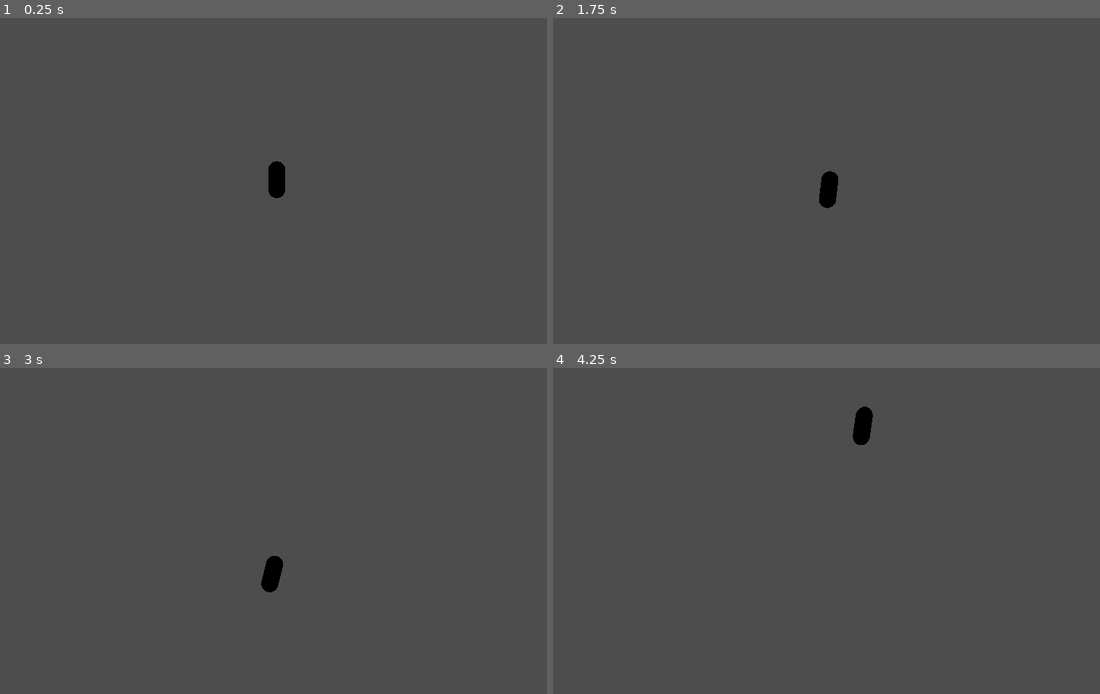
Above: before the commit, frames 1-4 (two rows, left to right).
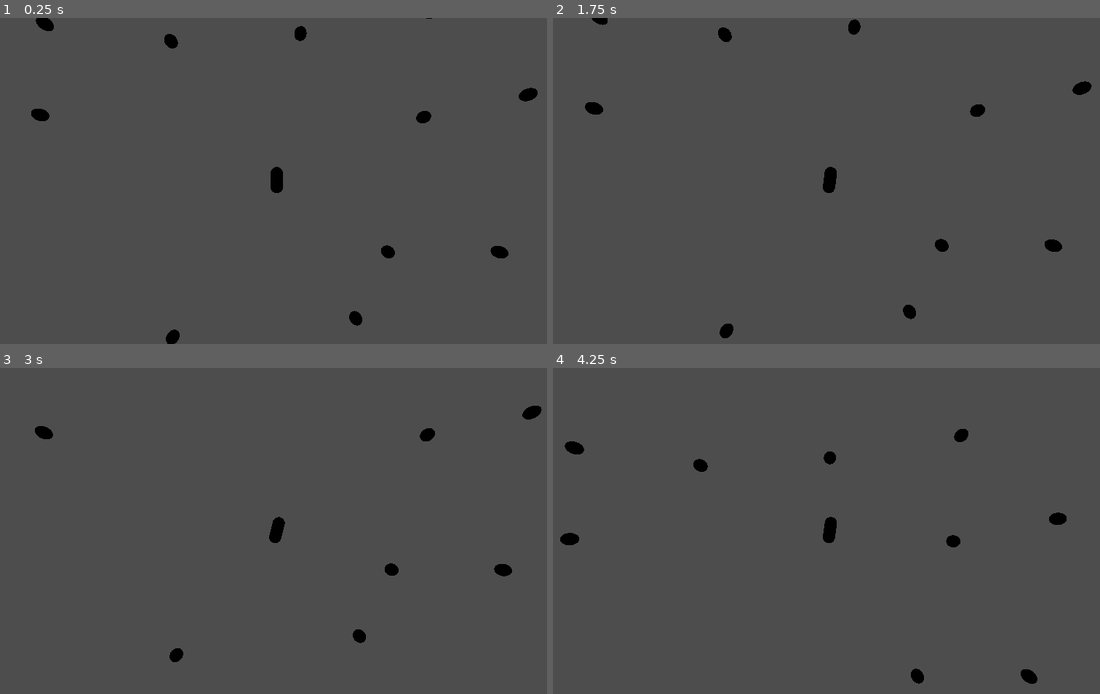
Above: after the commit, the same moments.

Repository: ALP-Games/Asteroid-collection-game
Game: Godot game, scene res://levels/world.tscn
Same seed, same stepped clock (60 frames per second), same inputs: the game is played once before the commit and once after it.
Inputs:
- Up to frame 1 (0.25 s): no input
- Up to frame 2 (1.75 s): tap Enter at 0.5 s; hold D (rot_right) 0.53-1.28 s; hold Space (stop) 0.53-1.28 s; hold S (reverse) from 1.28 s (still down); tap Space (stop) at 1.35 s
- Up to frame 3 (3 s): release S (reverse) at 2.03 s; hold D (rot_right) 2.03-2.78 s; hold Space (stop) 2.03-2.78 s; hold W (thrust) from 2.78 s (still down); tap Space (stop) at 2.85 s
- Up to frame 4 (4.25 s): release W (thrust) at 3.53 s; hold A (rot_left) from 3.53 s (still down); hold Space (stop) from 3.53 s (still down); tap F (fullscreen, bound only after the commit) at 4.15 s

The runs differ from the first frame. In frame 1, 1.1% of the frame differs, in the area x 5-99%, y 0-100%; in frame 2, 1.1%; in frame 3, 1.1%; in frame 4, 1.3%, in the area x 1-94%, y 11-97%.

Commit message:
some asteroids and seeking camera

Diff:
--- /dev/null
+++ b/actors/asteroid.tscn
@@ -0,0 +1,14 @@
+[gd_scene load_steps=3 format=3 uid="uid://cgogh6ayhlim7"]
+
+[sub_resource type="SphereMesh" id="SphereMesh_a26ev"]
+
+[sub_resource type="CapsuleShape3D" id="CapsuleShape3D_xfbri"]
+
+[node name="Asteroid" type="RigidBody3D"]
+axis_lock_linear_y = true
+
+[node name="MeshInstance3D" type="MeshInstance3D" parent="."]
+mesh = SubResource("SphereMesh_a26ev")
+
+[node name="CollisionShape3D" type="CollisionShape3D" parent="."]
+shape = SubResource("CapsuleShape3D_xfbri")
--- a/actors/player_ship.tscn
+++ b/actors/player_ship.tscn
@@ -14,11 +14,10 @@
 
 [node name="PlayerShip" type="RigidBody3D"]
 axis_lock_linear_y = true
+axis_lock_angular_x = true
+axis_lock_angular_z = true
 mass = 1000.0
 script = ExtResource("1_ljv35")
-
-[node name="Camera3D" type="Camera3D" parent="."]
-transform = Transform3D(1, 0, 0, 0, -4.37114e-08, 1, 0, -1, -4.37114e-08, 0, 8.39304, 0)
 
 [node name="MeshInstance3D" type="MeshInstance3D" parent="."]
 transform = Transform3D(1, 0, 0, 0, -4.37114e-08, 1, 0, -1, -4.37114e-08, 0, 0, 0)
--- a/levels/world.tscn
+++ b/levels/world.tscn
@@ -1,11 +1,47 @@
-[gd_scene load_steps=2 format=3 uid="uid://pg35x7vyq772"]
+[gd_scene load_steps=4 format=3 uid="uid://pg35x7vyq772"]
 
 [ext_resource type="PackedScene" uid="uid://blsav2p68v61h" path="res://actors/player_ship.tscn" id="1_2mgkc"]
+[ext_resource type="Script" uid="uid://bqpnrlncru7ab" path="res://scripts/seeking_camera.gd" id="1_pmfem"]
+[ext_resource type="PackedScene" uid="uid://cgogh6ayhlim7" path="res://actors/asteroid.tscn" id="2_tsgde"]
 
 [node name="World" type="Node3D"]
 
+[node name="Camera3D" type="Camera3D" parent="." node_paths=PackedStringArray("target")]
+transform = Transform3D(1, 0, 0, 0, -4.37114e-08, 1, 0, -1, -4.37114e-08, 0, 17.3203, 0)
+script = ExtResource("1_pmfem")
+target = NodePath("../PlayerShip")
+
 [node name="PlayerShip" parent="." instance=ExtResource("1_2mgkc")]
 
-[node name="Camera3D" type="Camera3D" parent="."]
-transform = Transform3D(1, 0, 0, 0, -4.37114e-08, 1, 0, -1, -4.37114e-08, 0, 12.4278, 0)
-current = true
+[node name="Asteroid" parent="." instance=ExtResource("2_tsgde")]
+transform = Transform3D(1, 0, 0, 0, 1, 0, 0, 0, 1, 18.1092, -1.90735e-06, 5.79686)
+
+[node name="Asteroid2" parent="." instance=ExtResource("2_tsgde")]
+transform = Transform3D(1, 0, 0, 0, 1, 0, 0, 0, 1, 11.9524, -1.90735e-06, -5.20849)
+
+[node name="Asteroid3" parent="." instance=ExtResource("2_tsgde")]
+transform = Transform3D(1, 0, 0, 0, 1, 0, 0, 0, 1, 9.03564, -1.90735e-06, 5.77524)
+
+[node name="Asteroid4" parent="." instance=ExtResource("2_tsgde")]
+transform = Transform3D(1, 0, 0, 0, 1, 0, 0, 0, 1, -8.46094, -1.90735e-06, 12.7335)
+
+[node name="Asteroid5" parent="." instance=ExtResource("2_tsgde")]
+transform = Transform3D(1, 0, 0, 0, 1, 0, 0, 0, 1, -19.2392, 0, -5.3871)
+
+[node name="Asteroid6" parent="." instance=ExtResource("2_tsgde")]
+transform = Transform3D(1, 0, 0, 0, 1, 0, 0, 0, 1, -8.59723, 0, -11.3883)
+
+[node name="Asteroid7" parent="." instance=ExtResource("2_tsgde")]
+transform = Transform3D(1, 0, 0, 0, 1, 0, 0, 0, 1, 1.92535, 0, -12.0081)
+
+[node name="Asteroid8" parent="." instance=ExtResource("2_tsgde")]
+transform = Transform3D(1, 0, 0, 0, 1, 0, 0, 0, 1, 6.42216, 0, 11.1823)
+
+[node name="Asteroid9" parent="." instance=ExtResource("2_tsgde")]
+transform = Transform3D(1, 0, 0, 0, 1, 0, 0, 0, 1, -18.8482, 0, -12.8182)
+
+[node name="Asteroid10" parent="." instance=ExtResource("2_tsgde")]
+transform = Transform3D(1, 0, 0, 0, 1, 0, 0, 0, 1, 20.4553, 0, -7.03669)
+
+[node name="Asteroid11" parent="." instance=ExtResource("2_tsgde")]
+transform = Transform3D(1, 0, 0, 0, 1, 0, 0, 0, 1, 12.6109, 3.8147e-06, -13.8384)
--- a/project.godot
+++ b/project.godot
@@ -19,6 +19,7 @@
 run/main_scene="uid://pg35x7vyq772"
 config/features=PackedStringArray("4.4", "Forward Plus")
 config/icon="res://icon.svg"
+run/default_gravity=0.0
 
 [editor_plugins]
 
@@ -58,7 +59,14 @@
 "events": [Object(InputEventKey,"resource_local_to_scene":false,"resource_name":"","device":-1,"window_id":0,"alt_press …(191 unchanged characters)…
 ]
 }
+fullscreen={
+"deadzone": 0.2,
+"events": [Object(InputEventKey,"resource_local_to_scene":false,"resource_name":"","device":-1,"window_id":0,"alt_pressed":false,"shift_pressed":false,"ctrl_pressed":false,"meta_pressed":false,"pressed":false,"keycode":0,"physical_keycode":70,"key_label":0,"unicode":102,"location":0,"echo":false,"script":null)
+]
+}
 
 [physics]
 
+3d/physics_engine="Jolt Physics"
 3d/default_gravity=0.0
+common/physics_interpolation=true
--- /dev/null
+++ b/scripts/seeking_camera.gd
@@ -0,0 +1,28 @@
+extends Camera3D
+
+@export var target: Node3D = null
+
+var on_process: Callable = process_nothing
+
+
+func _ready() -> void:
+	if target:
+		on_process = seek_target
+
+
+func _process(delta: float) -> void:
+	on_process.call(delta)
+	if Input.is_action_just_pressed("fullscreen"):
+		var fs := DisplayServer.window_get_mode() == DisplayServer.WINDOW_MODE_FULLSCREEN
+		if fs:
+			DisplayServer.window_set_mode(DisplayServer.WINDOW_MODE_WINDOWED)
+		else:
+			DisplayServer.window_set_mode(DisplayServer.WINDOW_MODE_FULLSCREEN)
+
+
+func seek_target(_delta: float) -> void:
+	global_position = Vector3(target.global_position.x, global_position.y, target.global_position.z)
+
+
+func process_nothing(_delta: float) -> void:
+	pass
Not shown, added: scripts/seeking_camera.gd.uid
